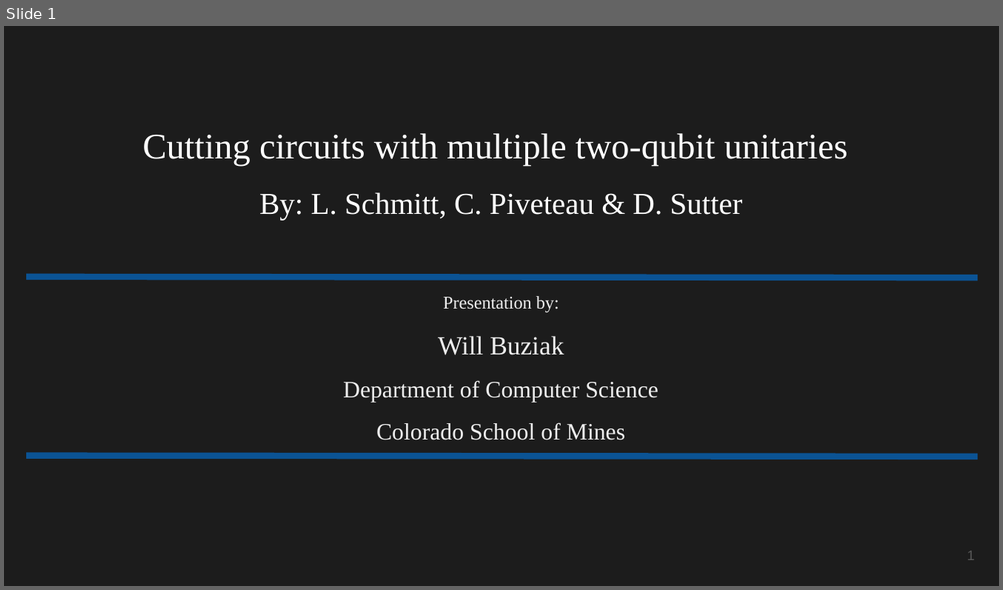
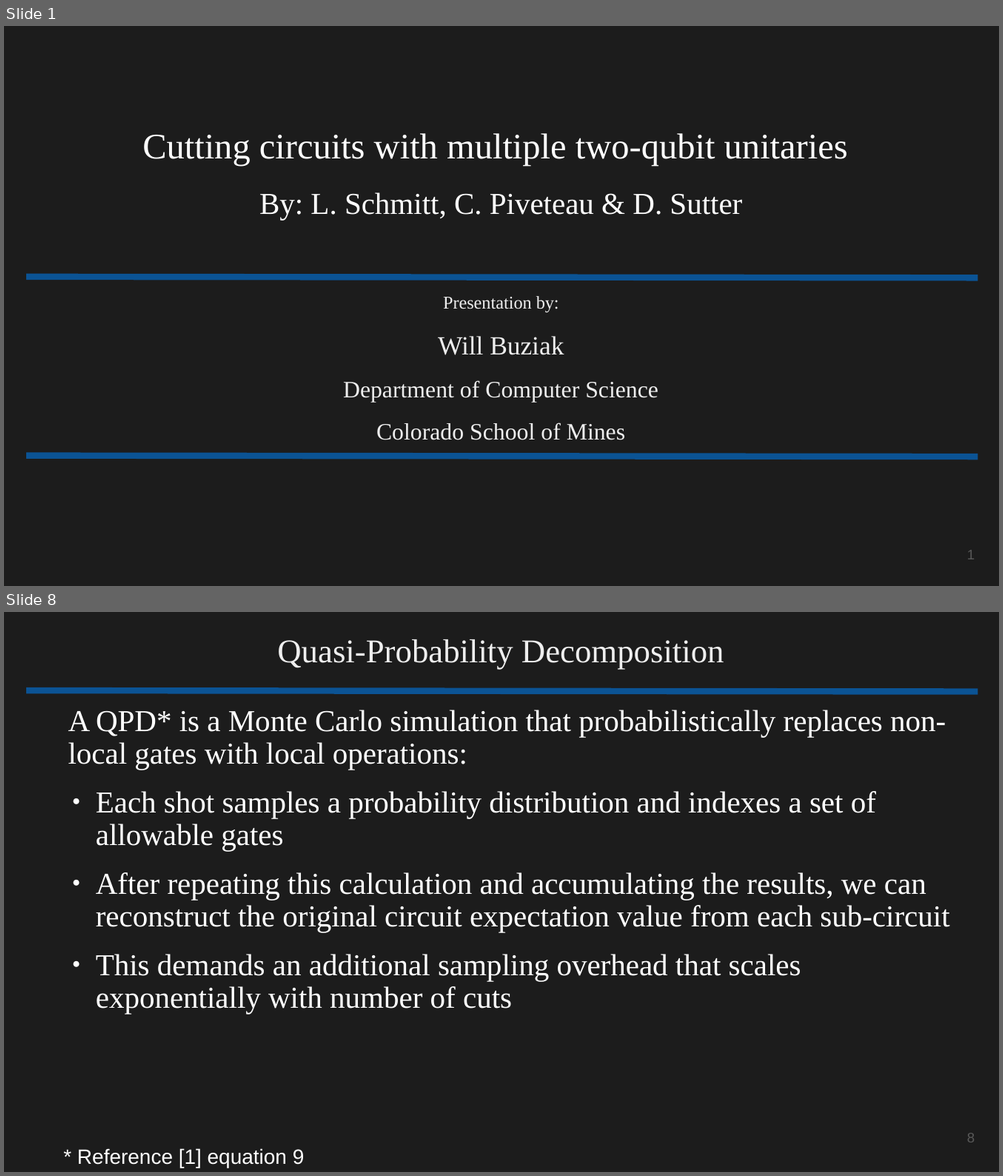
Before and after one commit to wbuziak/grad-research, a slide deck: resources/presentations/Cutting_circuits_with_multiple_two_qubit_unitaries.pptx. Shown one above the other, each under a label of ours: slide 1 before the commit, slides 1 and 8 after it; the slides between them are not shown. The pictures are 1003x590 and 1003x1176 pixels, drawn with LibreOffice and Linux fonts; fonts in the diff are those of the drawing. Boxes give left, top, right and bottom in pixels: in the first picture for what was removed or moved away, otherwise in the second. Text is boxed around its words. In the diff, an @@ line names an element or a change of style, - is before the commit and + after.

Commit message:
ppt

```diff
--- a/resources/presentations/Cutting_circuits_with_multiple_two_qubit_unitaries.pptx
+++ b/resources/presentations/Cutting_circuits_with_multiple_two_qubit_unitaries.pptx
@@ slide 8 added at (x1=4, y1=612, x2=999, y2=1172), background #1C1C1C @@
@@ title added at (x1=277, y1=639, x2=724, y2=670), 24 pt, text #EEEEEE @@
+Quasi-Probability Decomposition
@@ line added from (26, 690) to (978, 692), #0B5394 4.51 pt @@
@@ text added at (x1=68, y1=710, x2=949, y2=1014), 22 pt, text #FFFFFF @@
+A QPD* is a Monte Carlo simulation that probabilistically replaces non-local gates with local operations:
+  ● Each shot samples a probability distribution and indexes a set of allowable gates
+  ● After repeating this calculation and accumulating the results, we can reconstruct the original circuit expectation value from each sub-circuit
+  ● This demands an additional sampling overhead that scales exponentially with number of cuts
@@ page number added at (x1=967, y1=1133, x2=974, y2=1143), 10 pt, text #595959 @@
+8
@@ text added at (x1=77, y1=1148, x2=304, y2=1168), 15 pt, text #FFFFFF @@
+* Reference [1] equation 9
```
Also in this commit, not shown: 3 slides changed, 7 other slides added, 4 slides removed.
